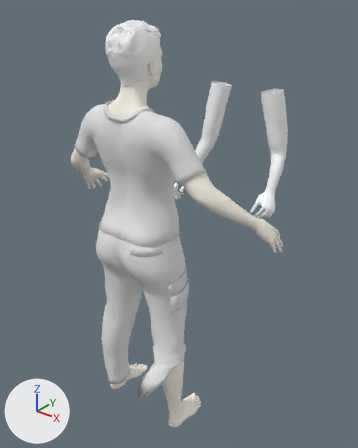
An edit to the Blender file blend/characters/armsRawAnimation3_Scenes_Bandagin_Sq1.blend, drawn before and after from the same camera.
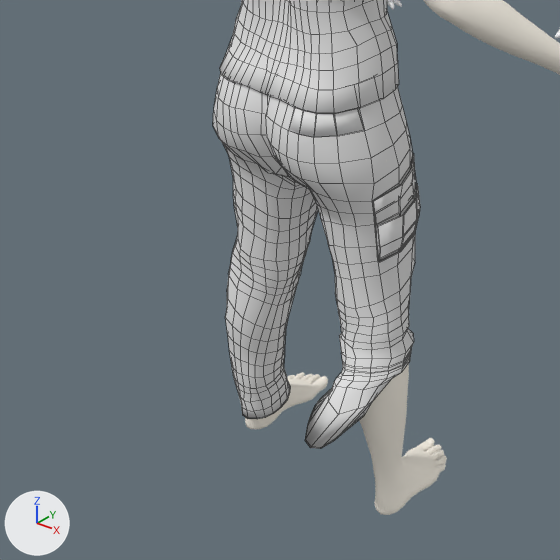
There are two pictures of each version: one whole from a 50 mm lens placed at (1.451, -2.37, 2.134), pointed at (-0.007, -0.547, 1.003), one close up on the part from 0% to 70% of the width and 44% to 100% of the height. The axes (+X, +Y, +Z) are drawn at lower left. The lights are the same throughout. Both versions are drawn at full value of the shape key 'Bareing' of 'W0:Harvey_fscrubbottoms2'; the numbers are the values there. The close-ups show mesh edges as thin lines.

Script lines for the objects in view, before the commit:
```python
ob_w0_adult_female_genitalia = bpy.data.objects.new('W0:Adult_female_genitalia', me_w0_adult_female_genitalia)
ob_w0_adult_female_genitalia.location = (0.0, -0.892, 0.0)
ob_w0_adult_female_genitalia.rotation_euler = (0.0, 0.0, 3.142)  # degrees (0, 0, 180)
ob_w0_harvey_fscrubbottoms2 = bpy.data.objects.new('W0:Harvey_fscrubbottoms2', me_w0_harvey_fscrubbottoms2)
ob_w0_harvey_fscrubbottoms2.location = (0.0, -0.892, 0.0)
ob_w0_harvey_fscrubbottoms2.rotation_euler = (0.0, 0.0, 3.142)  # degrees (0, 0, 180)
ob_w0_harvey_fscrubtop2 = bpy.data.objects.new('W0:Harvey_fscrubtop2', me_w0_harvey_fscrubtop2)
ob_w0_harvey_fscrubtop2.location = (0.0, -0.892, 0.0)
ob_w0_harvey_fscrubtop2.rotation_euler = (0.0, 0.0, 3.142)  # degrees (0, 0, 180)
```
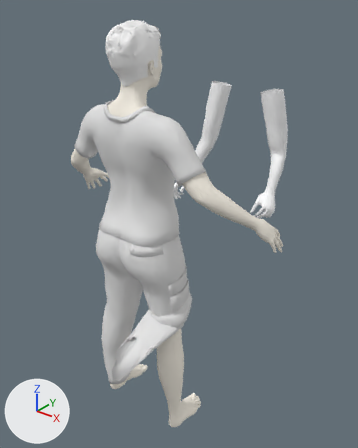
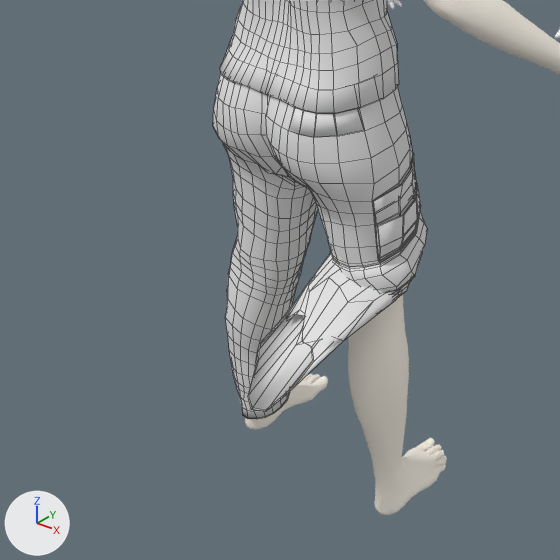
Pixel boxes [x1, y1, x2, y2] of what changed, in the close-ups (560 x 560 px; the box of a moved part takes in the faces that stretch with it):
```json
{"object": "W0:Harvey_fscrubbottoms2", "change": "reshaped", "before": [213, 73, 420, 449], "after": [213, 73, 427, 419], "on screen": "8% shorter"}
{"part": 1, "of": "me_w0_harvey_fscrubbottoms2", "change": "moved or reshaped", "before": [299, 186, 420, 449], "after": [248, 186, 427, 412]}
```

Edits to the scene script, one JSON object a line:
```json
{"block": "me_w0_harvey_fscrubbottoms2", "where": "# used by ob_w0_harvey_fscrubbottoms2; location = (0.0, -0.892, 0.0); rotation_euler = (0.0, 0.0, 3.142), in degrees (0, 0, 180)"}
{"op": "remove", "block": "me_w0_harvey_fscrubbottoms2", "code": "me_w0_harvey_fscrubbottoms2.from_pydata(...)  # 1179 vertices, 1132 faces; spans x -0.274..0.269, y -0.182..0.168, z 0.076..1.158"}
{"op": "add", "block": "me_w0_harvey_fscrubbottoms2", "code": "me_w0_harvey_fscrubbottoms2.from_pydata(...)  # 1179 vertices, 1132 faces; spans x -0.27..0.269, y -0.222..0.295, z 0.076..1.158"}
{"block": "me_w0_harvey_fscrubbottoms2", "change": "me_w0_harvey_fscrubbottoms2 part 1: 407 of 1179 vertices moved; they spanned x -0.274..0.073, y -0.182..0.168, z 0.296..0.853 and now span x -0.27..0.073, y -0.222..0.295, z 0.478..0.854; mean shift (0.039, -0.017, 0.151); largest move (-0.177, -0.1, 0.46) -> (-0.11, -0.198, 0.73)"}
```
